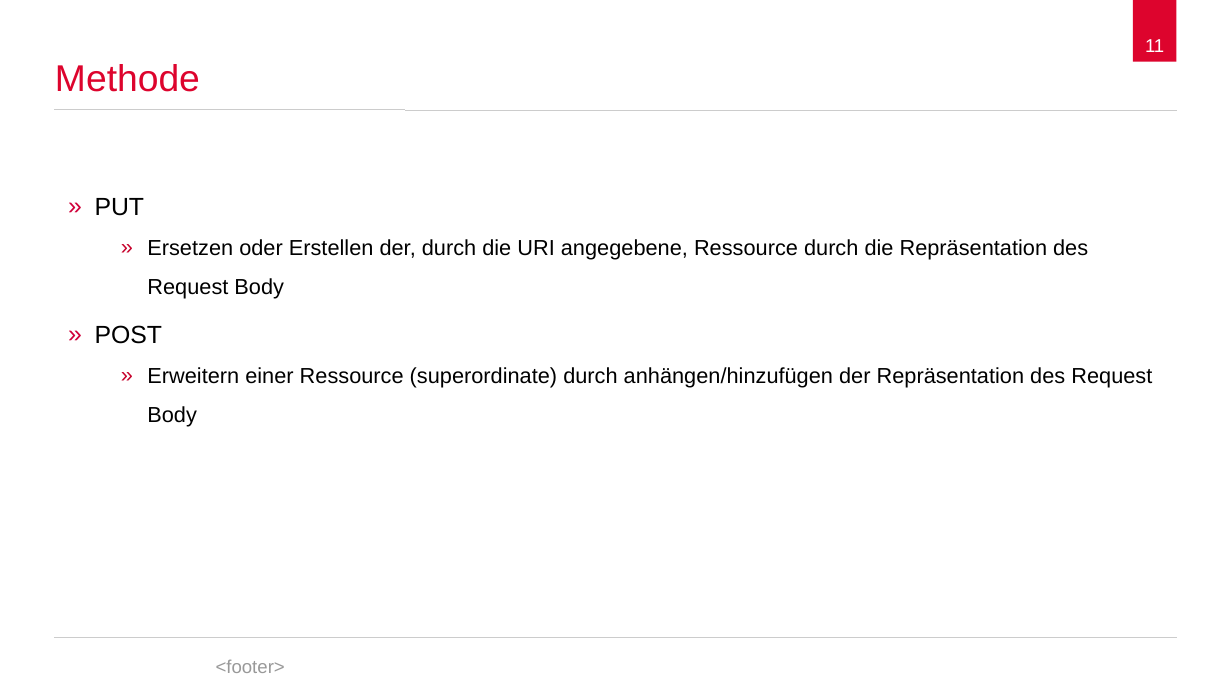
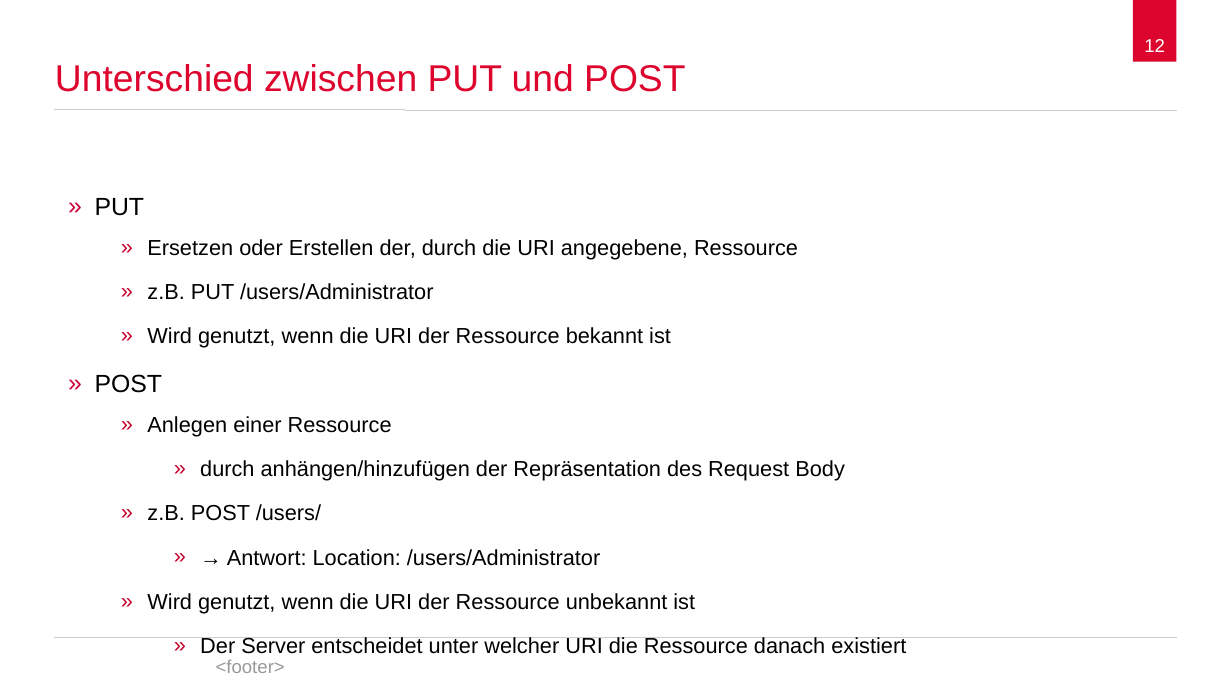
Before and after one commit to spaceone/presentations, a slide deck: slide 12 of hypertext-transfer-protocol/2017-12-05-hypertext-transfer-protocol.odp (slide 11 before the commit). Drawn at 1232x693 pixels with LibreOffice and Linux fonts; fonts in the diff are those of the drawing; background and template pictures are left out. Boxes give left, top, right and bottom in pixels: in the first picture for what was removed or moved away, otherwise in the second. Text is boxed around its words. In the diff, an @@ line names an element or a change of style, - is before the commit and + after.

```diff
--- a/hypertext-transfer-protocol/2017-12-05-hypertext-transfer-protocol.odp
+++ b/hypertext-transfer-protocol/2017-12-05-hypertext-transfer-protocol.odp
@@ page number at bbox=[1144, 39, 1165, 52]: text changed @@
-11
+12
@@ title at bbox=[55, 64, 685, 92]: text changed @@
-Methode
+Unterschied zwischen PUT und POST
@@ text at bbox=[147, 239, 798, 348]: text changed @@
-    » Ersetzen oder Erstellen der, durch die URI angegebene, Ressource durch die Repräsentation des Request Body
+    » Ersetzen oder Erstellen der, durch die URI angegebene, Ressource
+    » z.B. PUT /users/Administrator
+    » Wird genutzt, wenn die URI der Ressource bekannt ist
@@ text at bbox=[147, 416, 906, 654]: text changed @@
-    » Erweitern einer Ressource (superordinate) durch anhängen/hinzufügen der Repräsentation des Request Body
+    » Anlegen einer Ressource
+        » durch anhängen/hinzufügen der Repräsentation des Request Body
+    » z.B. POST /users/
+        » → Antwort: Location: /users/Administrator
+    » Wird genutzt, wenn die URI der Ressource unbekannt ist
+        » Der Server entscheidet unter welcher URI die Ressource danach existiert
```
Also in this commit, not shown: 13 other slides changed, 6 slides added, 4 slides removed.
